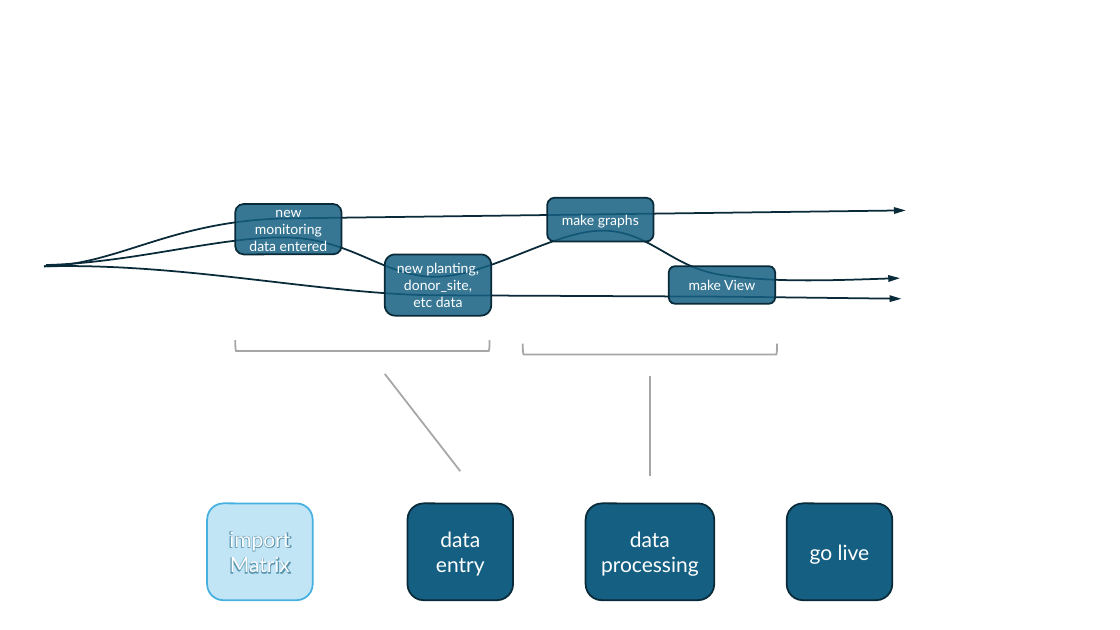
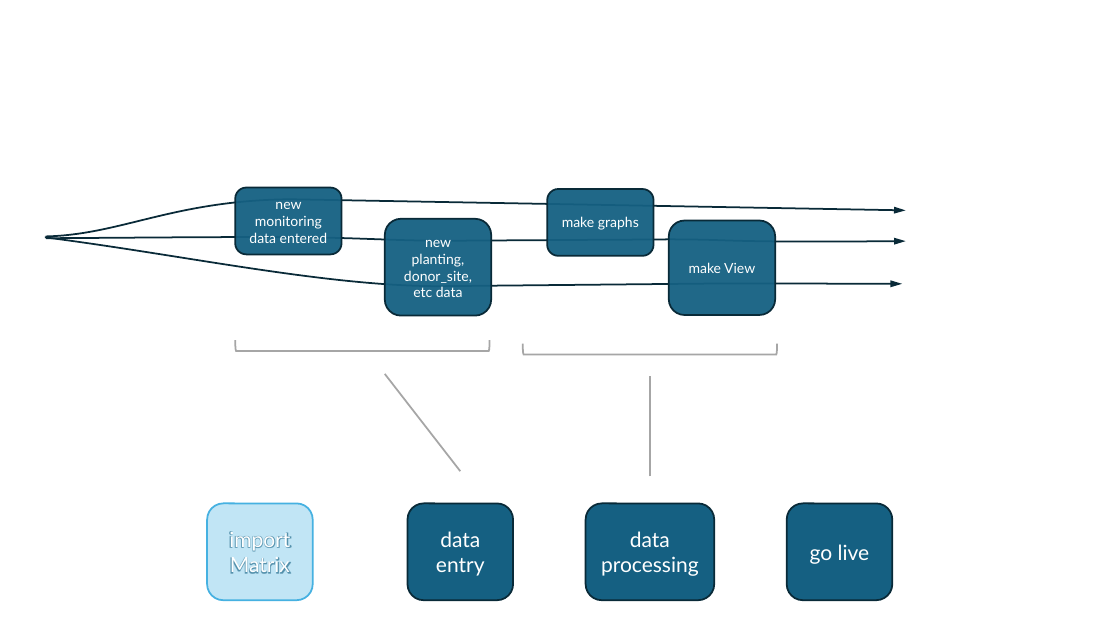
Before and after one commit to WA-Nearshore/seagrass-restoration-processing, a slide deck: slide 7 of docs/seagrass_restoration_storymap_notes.pptx (slide 18 before the commit). Drawn at 1120x630 pixels with LibreOffice and Linux fonts; fonts in the diff are those of the drawing. Boxes give left, top, right and bottom in pixels: in the first picture for what was removed or moved away, otherwise in the second. Text is boxed around its words. In the diff, an @@ line names an element or a change of style, - is before the commit and + after.

```diff
--- a/docs/seagrass_restoration_storymap_notes.pptx
+++ b/docs/seagrass_restoration_storymap_notes.pptx
@@ freeform shape: place and size @@
-freeform shape at box(44, 210, 906, 266)
+freeform shape at box(45, 199, 906, 236)
@@ rounded rectangle "new monitoring data entered": place and size @@
-rounded rectangle "new monitoring data entered" at box(235, 204, 342, 255)
+rounded rectangle "new monitoring data entered" at box(235, 187, 342, 255)
@@ rounded rectangle "make graphs": place and size @@
-rounded rectangle "make graphs" at box(547, 197, 654, 241)
+rounded rectangle "make graphs" at box(547, 189, 654, 256)
@@ freeform shape: place and size @@
-freeform shape at box(44, 266, 901, 299)
+freeform shape at box(45, 238, 902, 287)
@@ freeform shape: place and size @@
-freeform shape at box(46, 231, 900, 281)
+freeform shape at box(46, 237, 906, 241)
@@ rounded rectangle "new planting, donor_site, etc data": place and size @@
-rounded rectangle "new planting, donor_site, etc data" at box(385, 255, 492, 316)
+rounded rectangle "new planting, donor_site, etc data" at box(385, 218, 492, 315)
@@ fill #156082 at 85% opacity to #156082 at 95% opacity in 4 elements at box(235, 187, 342, 255), box(547, 189, 654, 256), box(385, 218, 492, 315), box(669, 220, 776, 314) @@
@@ rounded rectangle "make View": place and size @@
-rounded rectangle "make View" at box(669, 266, 776, 304)
+rounded rectangle "make View" at box(669, 220, 776, 314)
```
Also in this commit, not shown: 3 other slides changed, 1 slide added, 2 slides removed.
